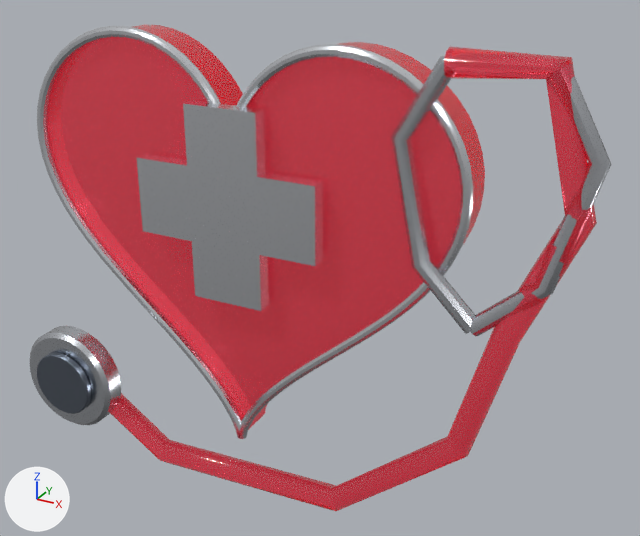
The glTF model site/data-journey/assets/glass/models/47-healthcare.glb, before and after one commit.
Both versions are drawn from a 50 mm camera at (1.38, -2.22, 1.19) aimed at (0.12, 0.08, 0.04). Every picture has the same lights, and +X, +Y and +Z are marked at lower left. The older version comes first. Where no turn or scale is listed for an object, it has been applied to the vertices.

Names of what the first picture shows: 'BC dark brushed metal', 'BC polished silver metal', 'BC ruby optical glass', 'BC satin silver metal'.
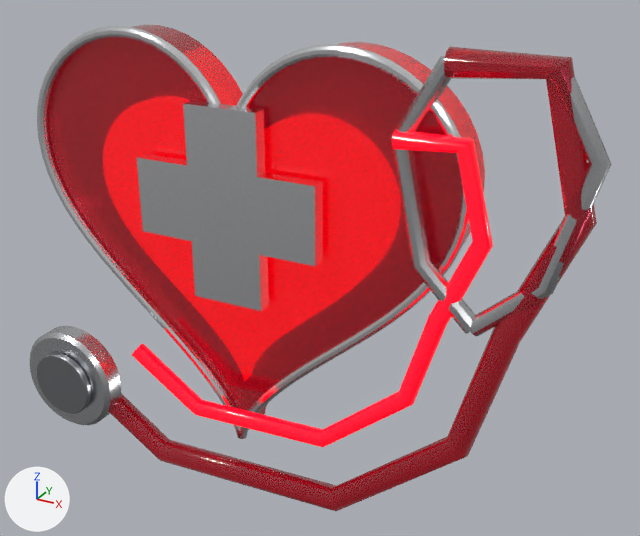
Where the change shows, as pixel boxes [x1, y1, x2, y2] in the pictures (640 x 536 px):
'BC ruby optical glass', recoloured
    both: [48, 25, 597, 511]
'BC internal ruby light', added
    after: [132, 130, 493, 447]

The change in detail:
Material 'BC ruby optical glass' (mat_bc_ruby_optical_glass) changes colour from red #ff6278 to red #c4162e; in linear values from (1.0, 0.122, 0.188) to (0.549, 0.00784, 0.0275).
In material 'BC ruby optical glass' (mat_bc_ruby_optical_glass), emission_color goes from (0.1, 0.0003, 0.002) (dark red #590107) to (0.045, 0.0002, 0.001) (dark red #3c0103).
Material 'BC internal ruby light' (mat_bc_internal_ruby_light) is new.
Its base color is (0.8, 0.00392, 0.0235) (red #e70d2a).
Its roughness is 0.16.
Its emission color is (1.0, 0.001, 0.012) (red #ff031d).
Its emission strength is 1.15.
Mesh me_bc_internal_ruby_light is new.
It has 278 vertices, 548 faces and spans x -0.644..0.782, y -0.386..-0.083, z -0.595..0.506.
It uses material mat_bc_internal_ruby_light (red #e70d2a, glowing red #ff031d).
Object 'BC internal ruby light' (ob_bc_internal_ruby_light) is new; it shows me_bc_internal_ruby_light.
Its location is (-0.083, 0.271, 0.045).
